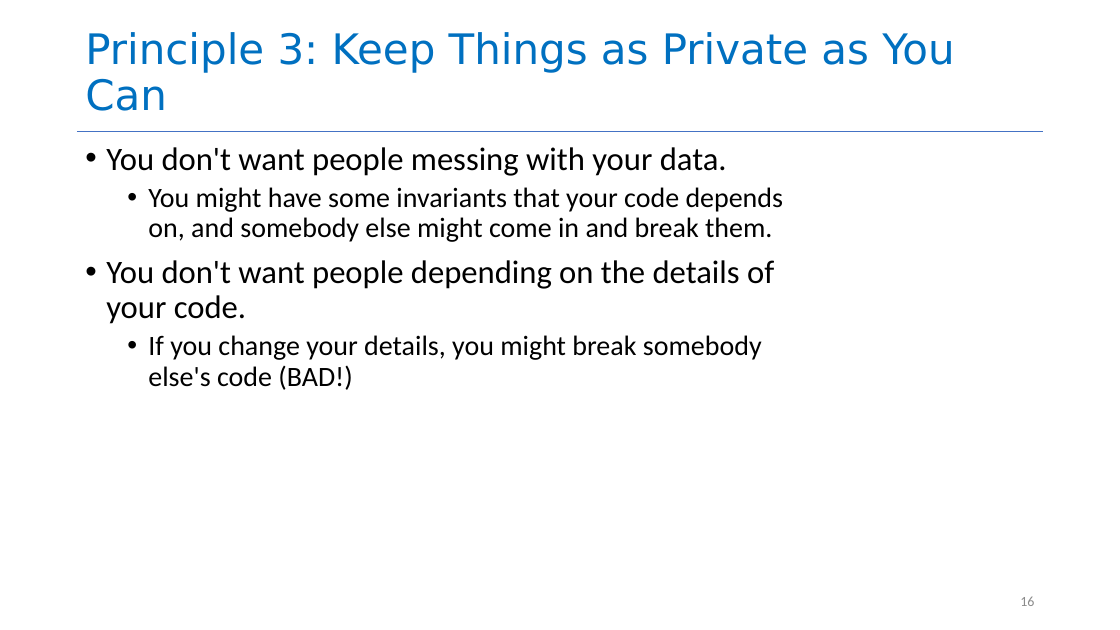
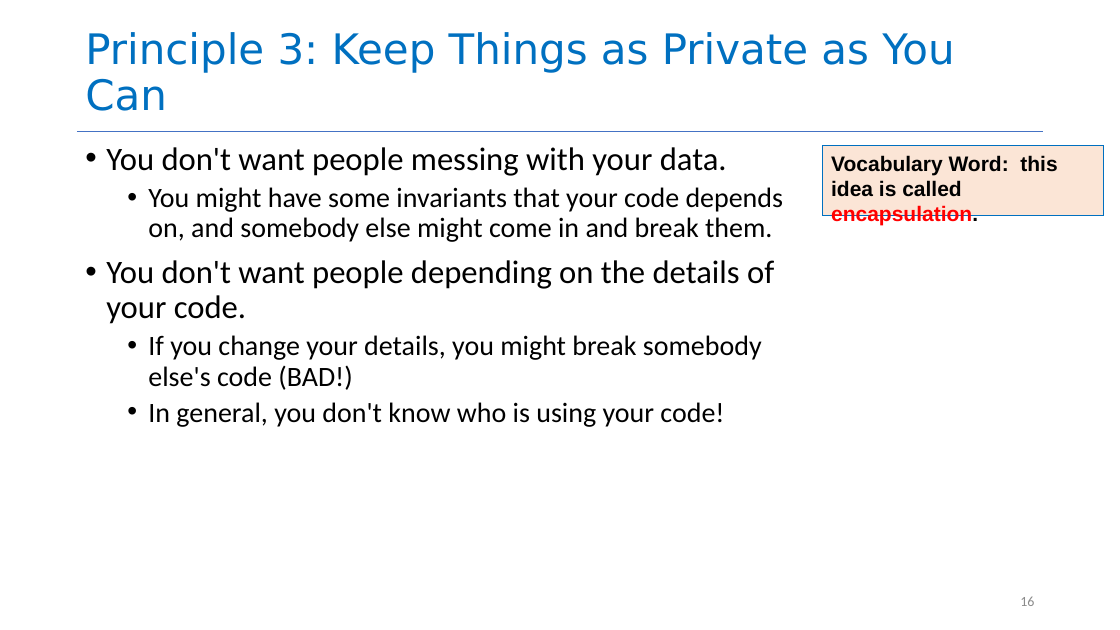
Before and after one commit to neu-se/CS4530-CS5500-Spring-2021, a slide deck: slide 16 of Slides/Lesson 1.3 Object-Oriented Principles.pptx. Drawn at 1120x630 pixels with LibreOffice and Linux fonts; fonts in the diff are those of the drawing. Boxes give left, top, right and bottom in pixels: in the first picture for what was removed or moved away, otherwise in the second. Text is boxed around its words. In the diff, an @@ line names an element or a change of style, - is before the commit and + after.

```diff
--- a/Slides/Lesson 1.3 Object-Oriented Principles.pptx
+++ b/Slides/Lesson 1.3 Object-Oriented Principles.pptx
@@ rectangle added at bbox=[823, 146, 1104, 215], fill #FBE5D6, outline #0070C0 1 pt, 18 pt, text #000000, bold @@
+Vocabulary Word: this idea is called encapsulation.
@@ text at bbox=[148, 402, 724, 427]: paragraph added @@
+  • In general, you don't know who is using your code!
```
Also in this commit, not shown: 9 other slides changed, 20 slides added, 2 slides removed, 1 other file.
